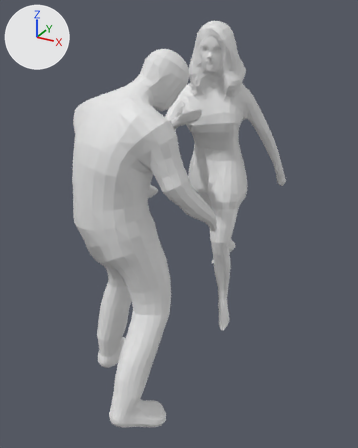
A saved change to the OBJ model GGJ19/Assets/Models/PADRESLOWPOLY3.OBJ.
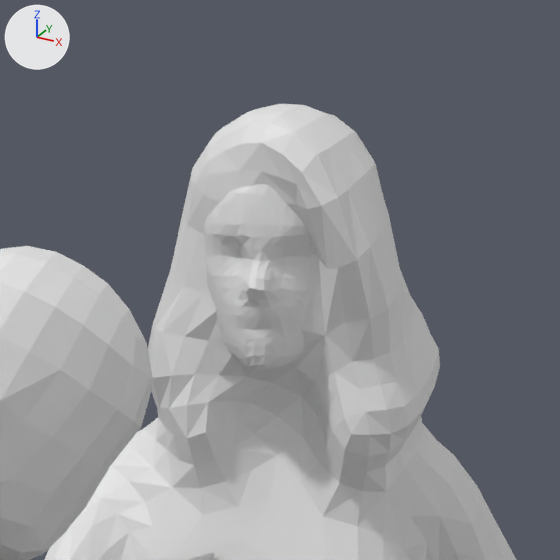
Old and new are each drawn whole from a 50 mm lens placed at (116.7, -261.5, 185.3), pointed at (-2.1, -45.6, 77.4) and again close up on the part from 45% to 75% of the width and 0% to 25% of the height. Arrows for +X, +Y and +Z are at upper left; the lights stay in place. Where no turn or scale is listed for an object, it has been applied to the vertices.

Before the edit, the objects in view are built like this:
```python
me_padreslowpoly3 = bpy.data.meshes.new('PADRESLOWPOLY3')
me_padreslowpoly3.from_pydata(...)  # 3847 vertices, 3909 faces; spans x -33.0..37.0, y -128.0..54.0, z 3.0..179.0
ob_padreslowpoly3 = bpy.data.objects.new('PADRESLOWPOLY3', me_padreslowpoly3)
ob_padreslowpoly3.location = (0.0, 0.0, 0.0)
```
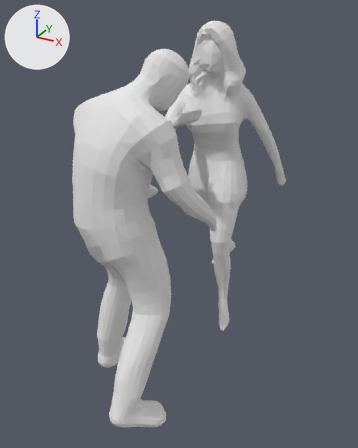
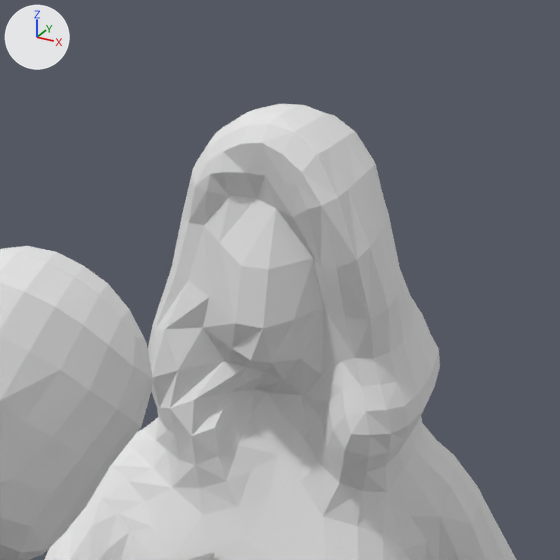
The newer file is also rescaled (x0.011), turned or shifted as a whole; pictures and numbers use the older file's frame.

Boxes [x1, y1, x2, y2] around the edits, measured in the close-ups (560 x 560 px):
part 1 of me_padreslowpoly3, cut back
    before: [152, 124, 360, 488]
    after: [152, 124, 361, 488]

What changed in the scene script:
```text
Add mat_defaultmat:
    mat_defaultmat = principled_material('defaultMat')
    mat_defaultmat.base_color = (0.8, 0.8, 0.8)  # white #e7e7e7
    mat_defaultmat.roughness = 1.0
Change me_padreslowpoly3:
    used by ob_padreslowpoly3; location = (0.0, 0.0, 0.0)
    remove me_padreslowpoly3.from_pydata(...)  # 3847 vertices, 3909 faces; spans x -33.0..37.0, y -128.0..54.0, z 3.0..179.0
    add me_padreslowpoly3.from_pydata(...)  # 2978 vertices, 2970 faces; spans x -33.0..37.0, y -128.0..54.0, z 3.0..179.0
    me_padreslowpoly3 part 1: 16 vertices moved from x -4.0..12.0, y -27.0..-21.0, z 145.0..175.0 to x -4.0..11.0, y -27.0..-21.0, z 145.0..175.0; 885 vertices removed from x -4.0..12.0, y -29.0..-18.0, z 146.0..175.0; 16 vertices added at x -3.0..12.0, y -27.0..-20.0, z 147.0..170.0
    add me_padreslowpoly3.materials.append(mat_defaultmat)  # white #e7e7e7
```
